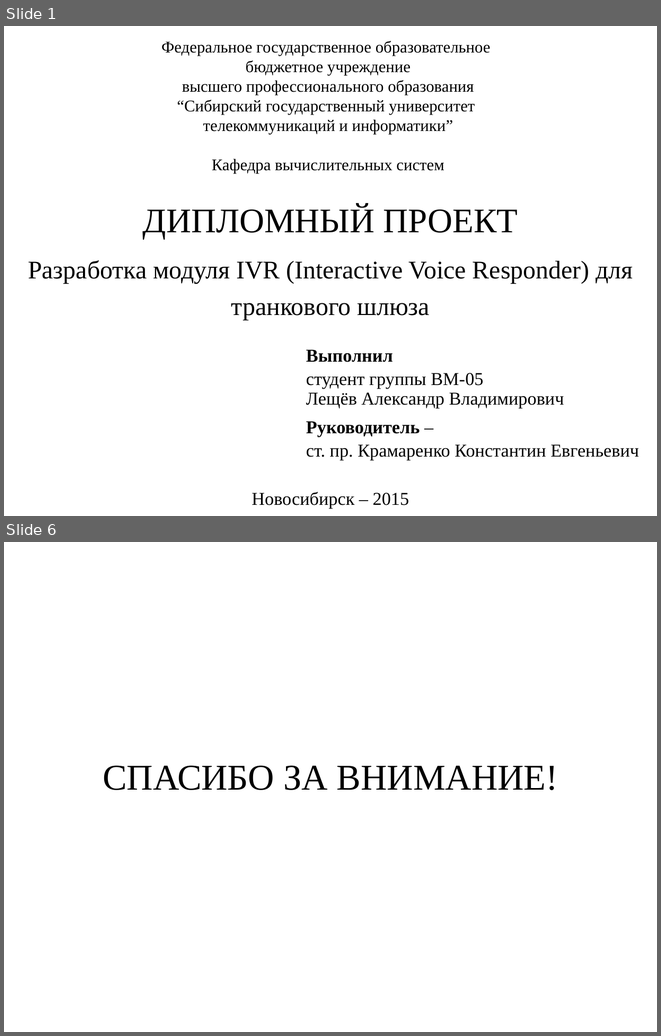
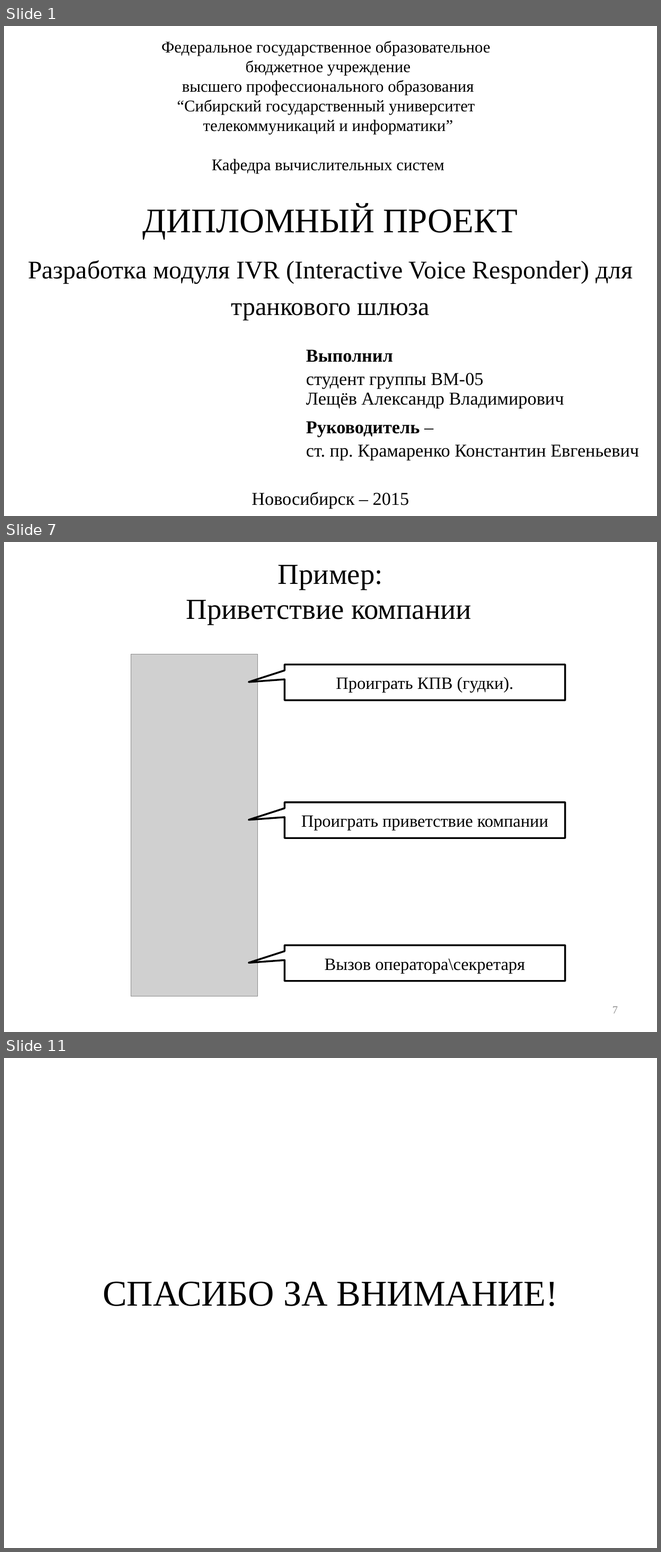
Before and after one commit to ALeschev/tunel, a slide deck: sibsutis/2015/dpl/diploma_submission/diploma_submission_pptx.pptx. Shown one above the other, each under a label of ours: slides 1 and 6 before the commit, slides 1, 7 and 11 after it; the slides between them are not shown. The pictures are 661x1036 and 661x1552 pixels, drawn with LibreOffice and Linux fonts; fonts in the diff are those of the drawing; grey boxes stand for pictures; background and template pictures are left out. Boxes give left, top, right and bottom in pixels: in the first picture for what was removed or moved away, otherwise in the second. Text is boxed around its words. In the diff, an @@ line names an element or a change of style, - is before the commit and + after.

```diff
--- a/sibsutis/2015/dpl/diploma_submission/diploma_submission_pptx.pptx
+++ b/sibsutis/2015/dpl/diploma_submission/diploma_submission_pptx.pptx
@@ slide 7 added at [4, 542, 657, 1032], background #FFFFFF @@
@@ text added at [186, 565, 471, 625], 32 pt, text #000000 @@
+Пример:
+Приветствие компании
@@ picture added at [131, 654, 257, 996] @@
@@ speech box added at [285, 664, 566, 700], fill #FFFFFF, outline #000000 2 pt, 19 pt, text #000000 @@
+Проиграть КПВ (гудки).
@@ speech box added at [285, 802, 566, 838], fill #FFFFFF, outline #000000 2 pt, 19 pt, text #000000 @@
+Проиграть приветствие компании
@@ speech box added at [285, 945, 566, 981], fill #FFFFFF, outline #000000 2 pt, 19 pt, text #000000 @@
+Вызов оператора\секретаря
@@ page number added at [612, 1006, 618, 1013], 12 pt, text #8C8C8C @@
+7
@@ what was slide 6 is now slide 11 @@
```
Also in this commit, not shown: 2 slides changed, 6 other slides added, 2 slides removed, 24 other files.
